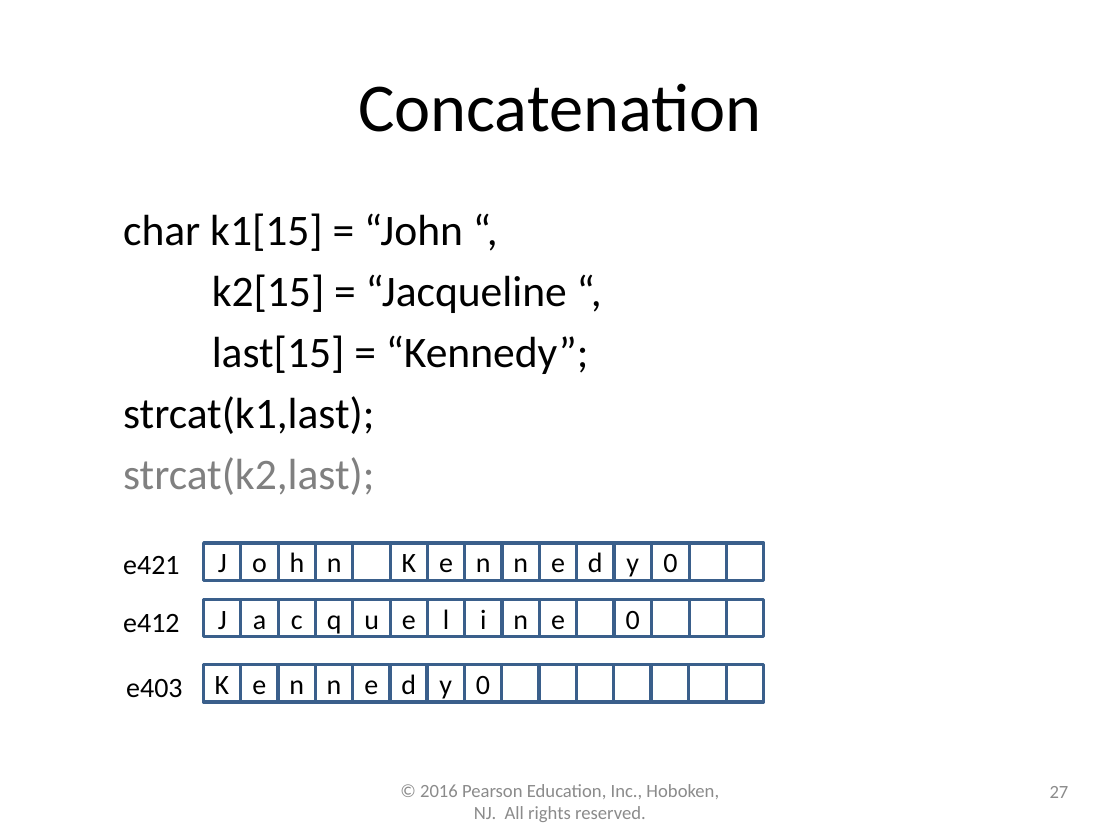
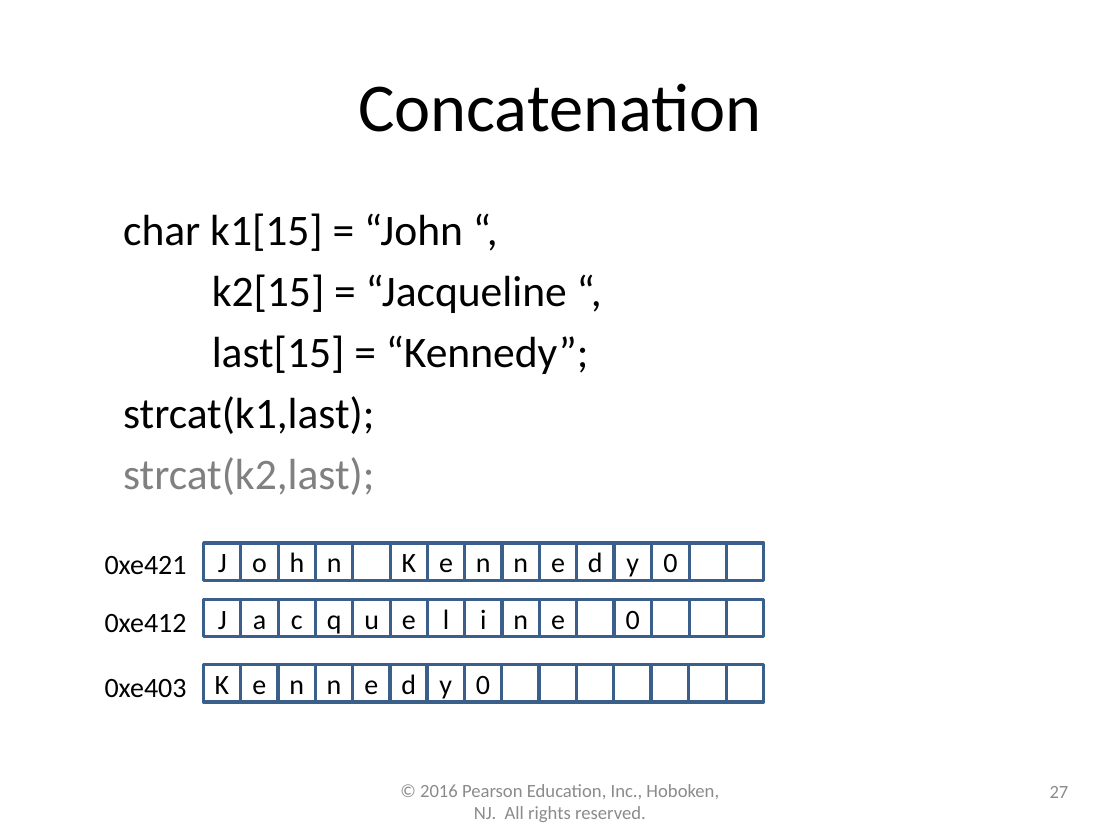
Before and after one commit to lgw2/lgw2.github.io, a slide deck: slide 27 of _teaching/csci112-fall-2023/lectures/ppts/Chapter8.pptx. Drawn at 1120x840 pixels with LibreOffice and Linux fonts; fonts in the diff are those of the drawing. Boxes give left, top, right and bottom in pixels: in the first picture for what was removed or moved away, otherwise in the second. Text is boxed around its words. In the diff, an @@ line names an element or a change of style, - is before the commit and + after.

```diff
--- a/_teaching/csci112-fall-2023/lectures/ppts/Chapter8.pptx
+++ b/_teaching/csci112-fall-2023/lectures/ppts/Chapter8.pptx
@@ text at bbox=[105, 556, 187, 575]: text changed @@
-e421
+0xe421
@@ text at bbox=[105, 614, 187, 633]: text changed @@
-e412
+0xe412
@@ text at bbox=[105, 679, 187, 698]: text changed @@
-e403
+0xe403
```
Also in this commit, not shown: 3 other slides changed, 2 other files.
